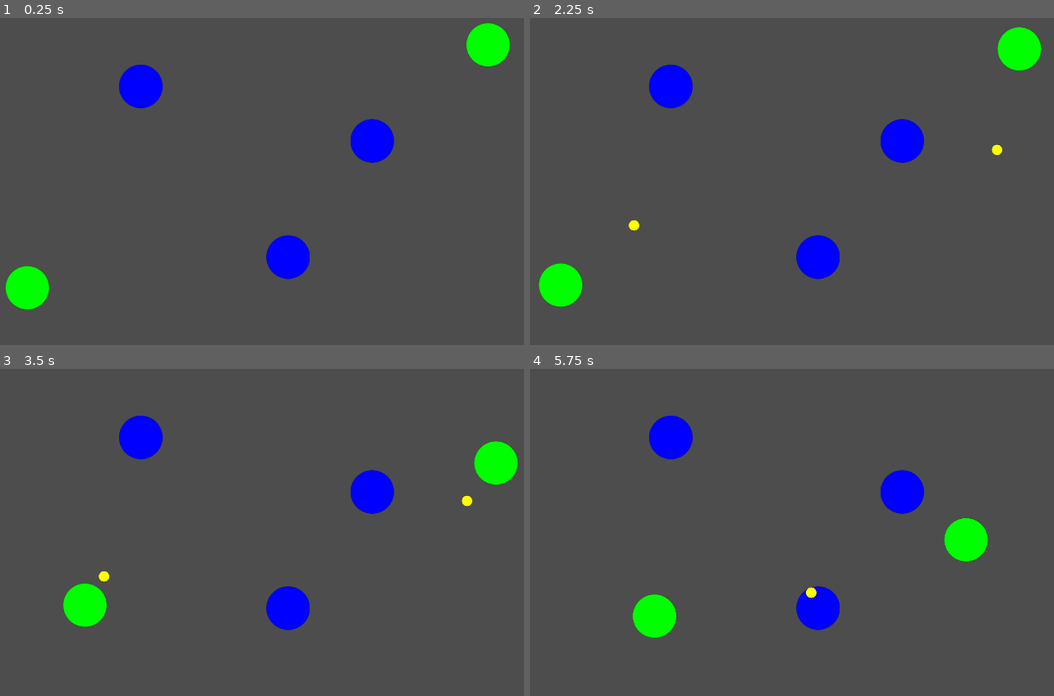
Above: before the commit, frames 1-4 (two rows, left to right).
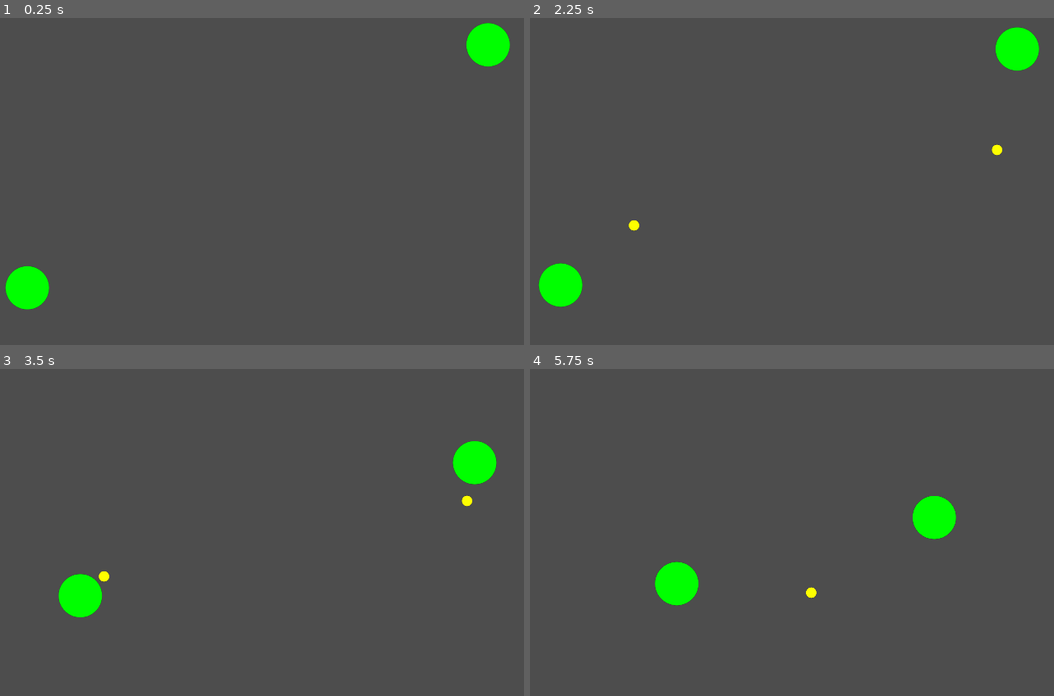
Above: after the commit, the same moments.

Repository: AntonPotapovDev/evolution-game
Game: Godot game, scene res://main.tscn
Two runs of this game, one before a commit and one after it. Both use one fixed random seed, a clock stepped at 60 frames per second and the inputs below.
Inputs:
- Up to frame 1 (0.25 s): no input
- Up to frame 2 (2.25 s): tap Enter at 0.5, 2 s; tap Space at 1.25 s
- Up to frame 3 (3.5 s): no input
- Up to frame 4 (5.75 s): no input

The runs differ from the first frame. In frame 1, 2.6% of the frame differs, in the area x 22-76%, y 14-80%; in frame 2, 2.8%; in frame 3, 4.3%; in frame 4, 6.0%, in the area x 19-88%, y 14-83%.

Commit message:
Improved movement system

Diff:
--- a/ai_states/searching_state.gd
+++ b/ai_states/searching_state.gd
@@ -37,6 +37,7 @@
 
 func leave_state():
     _timer.stop()
+    _timer.timeout.disconnect(_on_timer_timeout)
     _ai.remove_child(_timer)
     _timer.queue_free()
     _timer = null
--- a/creature.gd
+++ b/creature.gd
@@ -7,10 +7,15 @@
 const DEFAULT_ENERGY_CONSUMPTION: float = 10.0
 const MAX_HP: int = 10
 const MOVING_SPEED: float = 150.0
+const TURN_INERTIA: float = 0.3
 
 
 var _energy: float = STARTING_ENERGY
 var _hp: int = MAX_HP
+
+var _last_moving_direction: Vector2 = Vector2.ZERO
+var _moved_prev_tick: bool = false
+var _moved_this_tick: bool = false
 
 
 var energy: float:
@@ -28,8 +33,8 @@
 
 
 func move_towards(direction: Vector2, delta: float) -> void:
-    #TODO: use MovingAdviser
-    _move_towards(direction, delta)
+    var advised_dir = $MovingAdviser.correct_direction(direction)
+    _move_towards(advised_dir, delta)
 
 
 func make_child(init_direction: Vector2) -> Creature:
@@ -40,15 +45,19 @@
     _energy = clampf(_energy + delta, 0, MAX_ENERGY)
 
 
-func _process_energy_and_hp(delta: float):
-    change_energy(-DEFAULT_ENERGY_CONSUMPTION * delta)
-
-    if _hp <= 0 or _energy <= 0:
-        queue_free()
+func is_alive() -> bool:
+    return _hp > 0 and _energy > 0
 
 
 func _move_towards(direction: Vector2, delta: float) -> void:
-    global_position += direction * MOVING_SPEED * delta
+    _moved_this_tick = true
+
+    var move_direction = direction
+    if _moved_prev_tick:
+        move_direction = move_direction.lerp(_last_moving_direction, TURN_INERTIA)
+
+    global_position += move_direction * MOVING_SPEED * delta
+    _last_moving_direction = move_direction
 
 
 func _ready() -> void:
@@ -60,4 +69,12 @@
 
 
 func _physics_process(delta: float) -> void:
-    _process_energy_and_hp(delta)
+    change_energy(-DEFAULT_ENERGY_CONSUMPTION * delta)
+    if not is_alive():
+        queue_free()
+        return
+
+    $CreatureAI.update(delta)
+
+    _moved_prev_tick = _moved_this_tick
+    _moved_this_tick = false
--- a/creature_ai.gd
+++ b/creature_ai.gd
@@ -22,7 +22,7 @@
         _change_state(state_factory.call(self))
 
 
-func _physics_process(delta: float) -> void:
+func update(delta: float) -> void:
     if _current_state:
         _current_state.process_state(delta)
         var new_state = _current_state.try_get_next_state_after_process()
--- a/food.gd
+++ b/food.gd
@@ -22,3 +22,5 @@
     var creature = area as Creature
     if creature:
         _consume(creature)
+    else:
+        queue_free()
--- a/main.tscn
+++ b/main.tscn
@@ -2,22 +2,12 @@
 
 [ext_resource type="Script" uid="uid://c6liunqprkle5" path="res://main.gd" id="1_0xm2m"]
 [ext_resource type="PackedScene" uid="uid://c71ebubvtykbs" path="res://creature.tscn" id="1_ig7tw"]
-[ext_resource type="PackedScene" uid="uid://bnxbn30ept40p" path="res://dummy_creature.tscn" id="4_1bvp3"]
 
 [node name="Main" type="Node2D" unique_id=1257805047]
 script = ExtResource("1_0xm2m")
 
 [node name="FoodTimer" type="Timer" parent="." unique_id=1839282753]
 wait_time = 2.0
-
-[node name="DummyCreature" parent="." unique_id=2069073143 instance=ExtResource("4_1bvp3")]
-position = Vector2(537, 285)
-
-[node name="DummyCreature2" parent="." unique_id=723699508 instance=ExtResource("4_1bvp3")]
-position = Vector2(1214, 445)
-
-[node name="DummyCreature3" parent="." unique_id=1036516265 instance=ExtResource("4_1bvp3")]
-position = Vector2(968, 786)
 
 [node name="Creature" parent="." unique_id=950496937 instance=ExtResource("1_ig7tw")]
 position = Vector2(205, 876)
--- a/moving_adviser.gd
+++ b/moving_adviser.gd
@@ -2,130 +2,207 @@
 extends Node2D
 
 
-const FRONT_RAY_LENGTH: float = 600.0
-const MIDDLE_RAY_LENGTH: float = 600.0
-const SIDE_RAY_LENGTH: float = 300.0
-const MIDDLE_RAY_PAIRS_COUNT: int = 3
+class RaycastInfo extends RefCounted:
+    var result: Dictionary = {}
+    var direction: Vector2 = Vector2.ZERO
+
+
+class AdviseCache extends RefCounted:
+    var rays: Dictionary
+    var _origin_position: Vector2
+
+    var main_direction: Vector2:
+        get:
+            return rays[0].direction if rays.has(0) else Vector2.ZERO
+
+    var origin_position: Vector2:
+        get:
+            return _origin_position
+
+    func _init(init_origin_position: Vector2):
+        _origin_position = init_origin_position
+        rays = {}
+
+
+const RAY_LENGTH: float = 600.0
+const RAY_PAIRS_COUNT: int = 4
+const NO_PENALTY_THRESHOLD: float = 0.8
+
+
+static var _ray_angles: Dictionary
+static var _angles_order: Array[int]
 
 
 @export var creature: Creature
 @export var debug_mode: bool
 
 
+@onready var _space_state: PhysicsDirectSpaceState2D = get_world_2d().direct_space_state
+
+
 var _debug_info: Array[Dictionary]
 
 
-func advised_direction(desired_pos: Vector2) -> Vector2:
-    var orig_pos = creature.global_position
-    var main_dir = (desired_pos - orig_pos).normalized()
-
-    var advise = main_dir
-    advise += _cast_front_and_middle_rays(orig_pos, main_dir, desired_pos)
-    advise += _cast_side_rays(orig_pos, main_dir)
-
-    if debug_mode:
-        queue_redraw()
-
-    return advise.normalized()
-
-
-func _cast_front_and_middle_rays(orig_pos: Vector2, main_dir: Vector2, desired_pos: Vector2) -> Vector2:
-    var space_state = get_world_2d().direct_space_state
+static func _static_init() -> void:
+    _ray_angles.set(0, 0.0)
+    _angles_order.append(0)
+
+    var angle_step = 90.0 / RAY_PAIRS_COUNT
+    var curr_angle = 0.0
+    for i in range(RAY_PAIRS_COUNT):
+        curr_angle += angle_step
+        _ray_angles.set(i + 1, curr_angle)
+        _ray_angles.set(-i - 1, -curr_angle)
+        _angles_order.append(i + 1)
+        _angles_order.append(-i - 1)
+
+
+func correct_direction(direction: Vector2) -> Vector2:
+    var cache = AdviseCache.new(creature.global_position)
+    var result_direction =  _find_open_direction(direction, cache)
+    _queue_debug_redraw(cache)
+    return result_direction
+
+
+func advised_direction(desired_position: Vector2) -> Vector2:
+    var cache = AdviseCache.new(creature.global_position)
+
+    _find_direction_to_target(desired_position, cache)
+    _fill_advise_cache(cache)
+
     var advise = Vector2.ZERO
 
-    var front_ray = _make_front_ray(orig_pos, main_dir)
-    var front_result = space_state.intersect_ray(front_ray["query"])
-
-    if front_result:
-        var hit_dist = orig_pos.distance_to(front_result["position"])
-        if hit_dist <= orig_pos.distance_to(desired_pos):
-            advise += _calculate_perp_avoidance(front_ray, orig_pos, front_result["position"])
-
-    for middle_ray in _make_middle_rays(orig_pos, main_dir):
-        var result = space_state.intersect_ray(middle_ray["query"])
-        if result:
-            advise += _calculate_perp_avoidance(middle_ray, orig_pos, result["position"])
-
-    return advise
-
-
-func _cast_side_rays(orig_pos: Vector2, main_dir: Vector2) -> Vector2:
-    var space_state = get_world_2d().direct_space_state
-    var advise = Vector2.ZERO
-
-    for side_ray in _make_side_rays(orig_pos, main_dir):
-        var result = space_state.intersect_ray(side_ray["query"])
-        if result:
-            var penalty = _calculate_penalty(orig_pos, result["position"], side_ray["length"])
-            advise += -penalty * side_ray["direction"]
-    return advise
-
-
-func _make_front_ray(orig_pos: Vector2, main_dir: Vector2) -> Dictionary:
-    return _make_ray(orig_pos, main_dir, 0, FRONT_RAY_LENGTH)
-
-
-func _make_middle_rays(orig_pos: Vector2, main_dir: Vector2) -> Array[Dictionary]:
-    var rays: Array[Dictionary] = []
-
-    var angle_step = 90.0 / (MIDDLE_RAY_PAIRS_COUNT + 1)
-    var curr_angle = 0.0
-    for _i in range(MIDDLE_RAY_PAIRS_COUNT):
-        curr_angle += angle_step
-        rays.append(_make_ray(orig_pos, main_dir, curr_angle, MIDDLE_RAY_LENGTH))
-        rays.append(_make_ray(orig_pos, main_dir, -curr_angle, MIDDLE_RAY_LENGTH))
-
-    return rays
-
-
-func _make_side_rays(orig_pos: Vector2, main_dir: Vector2) -> Array[Dictionary]:
-    return [
-        _make_ray(orig_pos, main_dir, 90, SIDE_RAY_LENGTH),
-        _make_ray(orig_pos, main_dir, -90, SIDE_RAY_LENGTH),
-    ]
-
-
-func _calculate_perp_avoidance(ray: Dictionary, orig_pos: Vector2, hit_pos: Vector2) -> Vector2:
-    var ray_dir = ray["direction"]
-    var perp = Vector2(-ray_dir.y, ray_dir.x)
-    var avoid_vec = -perp if ray["angle"] > 0 else perp
-
-    var penalty = _calculate_penalty(orig_pos, hit_pos, ray["length"])
-    return penalty * avoid_vec
-
-
-func _calculate_penalty(orig_pos: Vector2, hit_pos: Vector2, ray_length: float) -> float:
-    var distance = orig_pos.distance_to(hit_pos)
-    return 2 * (1.0 - pow(distance / ray_length, 4))
-
-
-func _make_ray(orig_pos: Vector2, main_dir: Vector2, angle: float, length: float) -> Dictionary:
+    for idx in cache.rays:
+        if _is_side_ray_idx(idx):
+            continue
+
+        var ray = cache.rays[idx]
+        if ray.result.is_empty():
+            continue
+
+        var penalty = _calculate_penalty(ray)
+        advise += cache.main_direction - penalty * ray.direction
+
+    _queue_debug_redraw(cache)
+
+    return advise.normalized() if not advise.is_zero_approx() else cache.main_direction
+
+
+func _find_open_direction(base_direction: Vector2, cache: AdviseCache) -> Vector2:
+    var max_idx = 0
+    var max_distance = -INF
+    for idx in _angles_order:
+        if cache.rays.has(idx):
+            continue
+
+        var ray_angle = _ray_angles[idx]
+        var ray = _cast_ray(cache.origin_position, base_direction, ray_angle)
+        cache.rays.set(idx, ray)
+
+        if ray.result.is_empty():
+            _rebase_main_direction(idx, cache)
+            return cache.main_direction
+
+        if max_distance < ray.result["distance"]:
+            max_distance = ray.result["distance"]
+            max_idx = idx
+
+    _rebase_main_direction(max_idx, cache)
+    return cache.main_direction
+
+
+func _find_direction_to_target(desired_position: Vector2, cache: AdviseCache):
+    var main_direction = (desired_position - cache.origin_position).normalized()
+
+    var front_ray = _cast_ray(cache.origin_position, main_direction, 0)
+    cache.rays.set(0, front_ray)
+
+    if front_ray.result.is_empty():
+        return
+
+    var distance_to_target = cache.origin_position.distance_to(desired_position)
+    if front_ray.result["distance"] > distance_to_target:
+        return
+
+    _find_open_direction(main_direction, cache)
+
+
+func _rebase_main_direction(angle_idx: int, cache: AdviseCache):
+    assert(cache.rays.has(angle_idx), "Incorrect base angle")
+    var new_rays = {}
+
+    for idx in cache.rays:
+        var new_idx = idx - angle_idx
+        if not _ray_angles.has(new_idx):
+            continue
+
+        new_rays.set(new_idx, cache.rays[idx])
+
+    cache.rays = new_rays
+
+
+func _fill_advise_cache(cache: AdviseCache):
+    for idx in _angles_order:
+        if cache.rays.has(idx):
+            continue
+
+        var ray_angle = _ray_angles[idx]
+        var new_ray = _cast_ray(cache.origin_position, cache.main_direction, ray_angle)
+        cache.rays.set(idx, new_ray)
+
+
+func _calculate_penalty(ray_info: RaycastInfo) -> float:
+    var distance_to_length = ray_info.result["distance"] / RAY_LENGTH
+    if distance_to_length > NO_PENALTY_THRESHOLD:
+        return 0.0
+
+    return 1.0 - distance_to_length
+
+
+func _is_side_ray_idx(idx: int) -> bool:
+    return abs(idx) == RAY_PAIRS_COUNT
+
+
+func _cast_ray(from: Vector2, main_dir: Vector2, angle: float) -> RaycastInfo:
     var angle_rad = deg_to_rad(angle)
     var ray_dir = main_dir.rotated(angle_rad)
-    var ray_vector = ray_dir * length
-    var ray_query = PhysicsRayQueryParameters2D.create(orig_pos, orig_pos + ray_vector)
+    var ray_query = PhysicsRayQueryParameters2D.create(from, from + ray_dir * RAY_LENGTH)
     ray_query.collide_with_areas = true
     ray_query.collide_with_bodies = false
     ray_query.exclude = [creature]
     ray_query.collision_mask = 2
 
-    if debug_mode:
-        _debug_info.append({
-            "from": ray_query.from,
-            "to": ray_query.to
-        })
-
-    return {
-        "query": ray_query,
-        "direction": ray_dir,
-        "angle": angle,
-        "length": length
-    }
+    var result = _space_state.intersect_ray(ray_query)
+
+    if not result.is_empty():
+        result["distance"] = from.distance_to(result["position"])
+
+    var ray = RaycastInfo.new()
+    ray.result = result
+    ray.direction = ray_dir
+
+    return ray
+
+
+func _queue_debug_redraw(cache: AdviseCache):
+    if not debug_mode:
+        return
+
+    var from = cache.origin_position
+
+    for idx in cache.rays:
+        var debug_ray = {
+            "from": from,
+            "to": from + cache.rays[idx].direction * RAY_LENGTH
+        }
+        _debug_info.append(debug_ray)
+    queue_redraw()
 
 
 func _draw() -> void:
+    if not debug_mode:
+        return
+
     for ray in _debug_info:
-        var from = ray["from"]
-        var to = ray["to"]
-        draw_line(to_local(from), to_local(to), Color.RED, 2.0)
+        draw_line(to_local(ray["from"]), to_local(ray["to"]), Color.RED, 2.0)
     _debug_info.clear()
